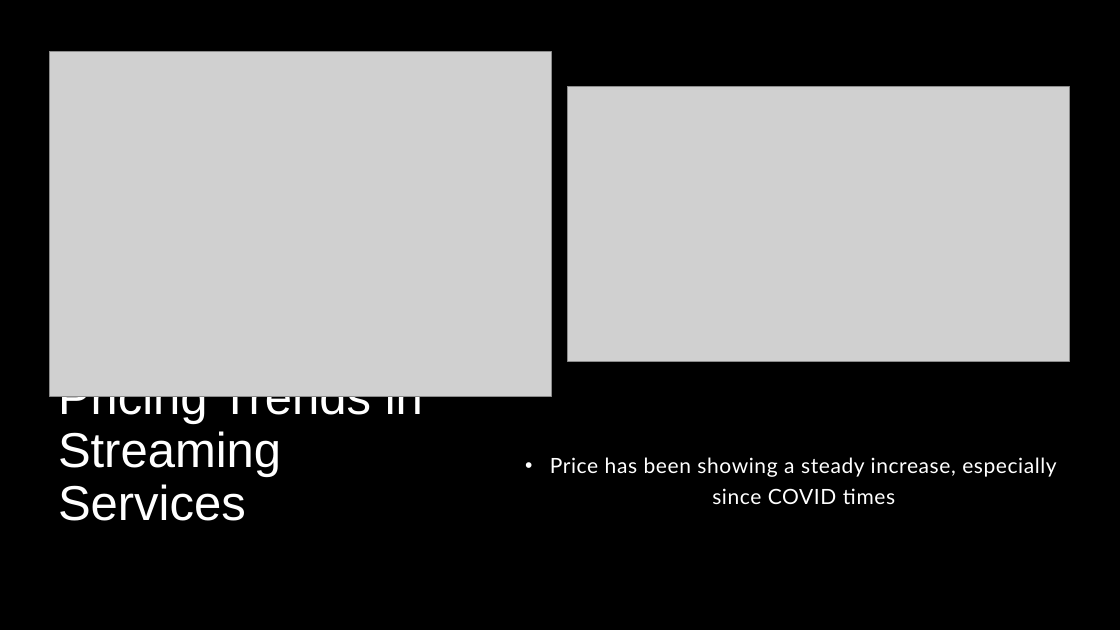
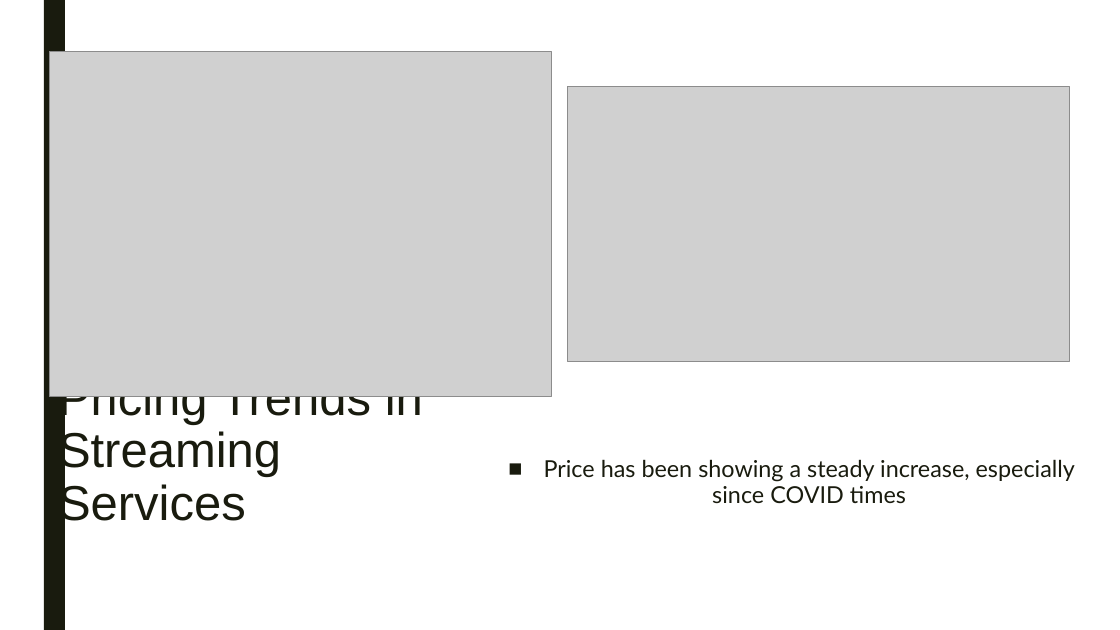
Before and after one commit to lanahuyen/media_tv, a slide deck: slide 13 of Presentation1.pptx (slide 9 before the commit). Drawn at 1120x630 pixels with LibreOffice and Linux fonts; fonts in the diff are those of the drawing; grey boxes stand for pictures. Boxes give left, top, right and bottom in pixels: in the first picture for what was removed or moved away, otherwise in the second. Text is boxed around its words. In the diff, an @@ line names an element or a change of style, - is before the commit and + after.

```diff
--- a/Presentation1.pptx
+++ b/Presentation1.pptx
@@ background #000000 to #FFFFFF @@
@@ rectangle removed at <box>0,0,1120,630</box> @@
@@ rectangle added at <box>44,0,65,630</box>, fill #191B0E @@
@@ group removed at <box>0,0,1120,630</box>: 4 rectangles, 1 ellipse @@
@@ text "Price has been showing a ..." at <box>544,459,1075,504</box>: size 18 to 20 pt, text colour #FFFFFF to #191B0E, letter spacing 0.5 to 0 pt; bullet • to ■; line spacing 1.25 to 0.94; more space between paragraphs @@
@@ title "Pricing Trends in Streaming Services" at <box>58,396,423,530</box>: text colour #FFFFFF to #191B0E; line spacing 0.9 to 0.89 @@
```
Also in this commit, not shown: 10 other slides changed, 4 slides added, 1 slide removed, 1 other file.
